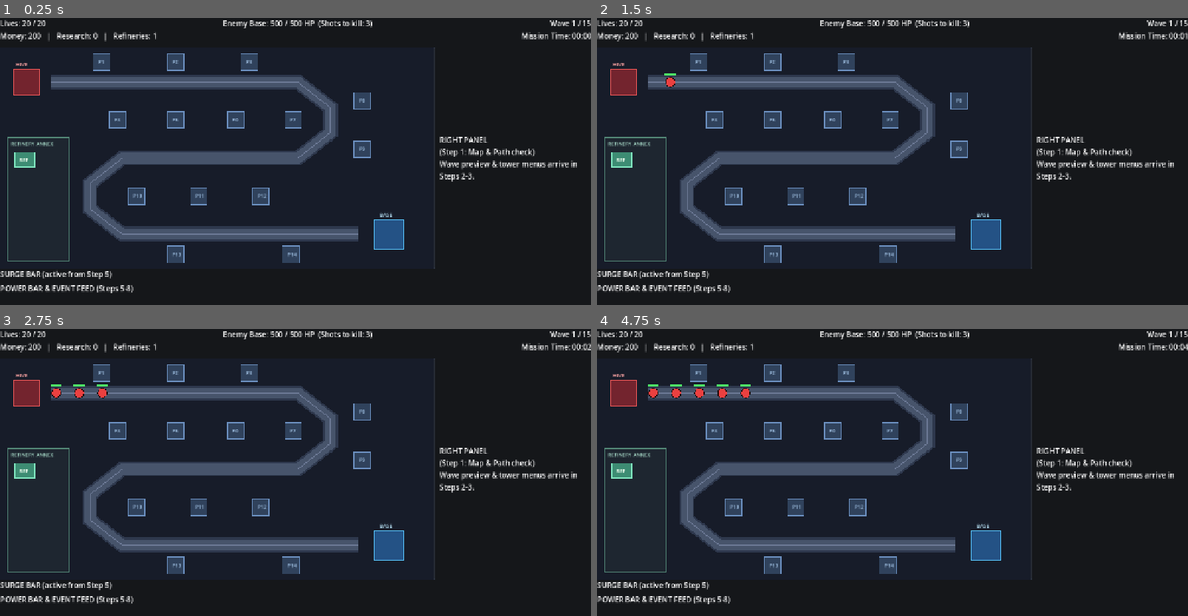
Above: before the commit, frames 1-4 (two rows, left to right).
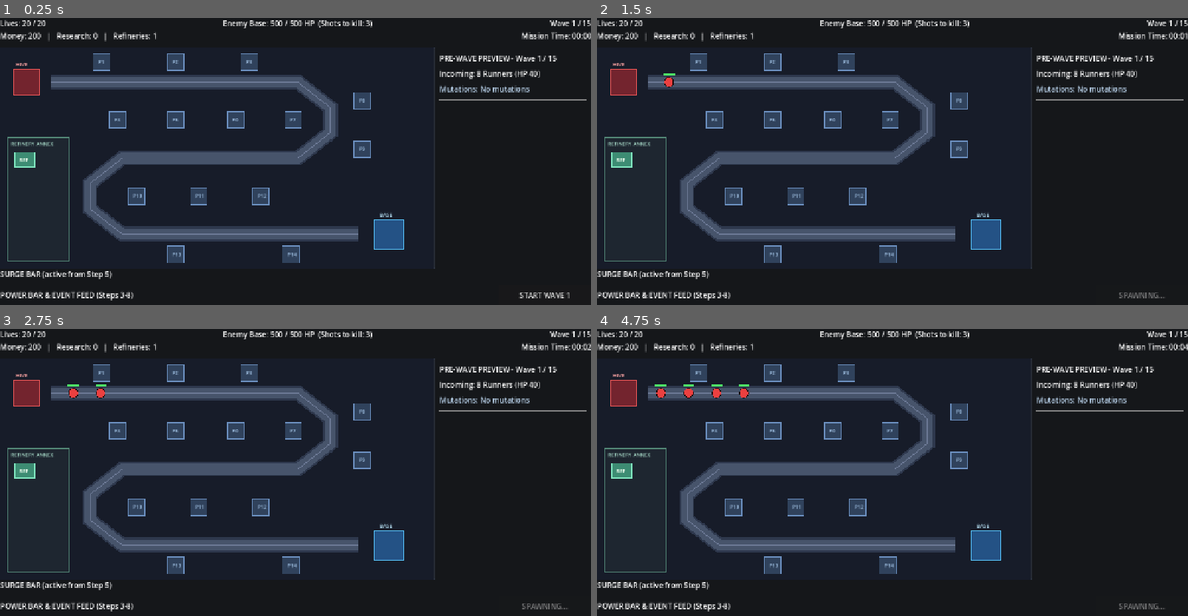
Above: after the commit, the same moments.

Repository: toxicw8st/time-defense
Game: Godot game, scene res://scenes/main.tscn
Two runs of this game, one before a commit and one after it. Both use one fixed random seed, a clock stepped at 60 frames per second and the inputs below.
Inputs (mouse positions are in pixels of both pictures, inside the frame that each line leads up to):
- Up to frame 1 (0.25 s): no input
- Up to frame 2 (1.5 s): click (1140, 296) at 0.5 s, where only the run after the commit has a clickable "START WAVE 1"; tap Enter at 1.25 s; move the mouse to (1022, 167) at 1.27 s; click (1022, 167) at 1.42 s
- Up to frame 3 (2.75 s): move the mouse to (177, 512) at 2.02 s; click (177, 512) at 2.17 s
- Up to frame 4 (4.75 s): move the mouse to (951, 420) at 2.77 s; click (951, 420) at 2.92 s; move the mouse to (862, 561) at 3.52 s; click (862, 561) at 3.67 s; move the mouse to (1069, 544) at 4.27 s; click (1069, 544) at 4.42 s

The runs differ from the first frame. In frame 1, 2.4% of the frame differs, in the area x 0-100%, y 13-99%; in frame 2, 2.4%; in frame 3, 2.6%; in frame 4, 2.8%.

Commit message:
Step 2: waves as data and pre-wave preview

Diff:
--- /dev/null
+++ b/data/waves.gd
@@ -0,0 +1,165 @@
+class_name WavesData
+extends RefCounted
+
+## Wave table 1-15 from Implementation Guide p. 11.
+## Pure data: editing counts/intervals/delays here changes waves with zero code edits.
+
+const WAVES: Array[Dictionary] = [
+	{
+		"wave": 1,
+		"note": "Teach placement + Start Wave",
+		"tracks": [
+			{"type": "runner", "count": 8, "interval": 1.2, "group_size": 0, "group_delay": 0.0, "start_delay": 0.0},
+		],
+	},
+	{
+		"wave": 2,
+		"note": "Teach Pause",
+		"tracks": [
+			{"type": "runner", "count": 12, "interval": 1.0, "group_size": 0, "group_delay": 0.0, "start_delay": 0.0},
+		],
+	},
+	{
+		"wave": 3,
+		"note": "Teach surge bar; first upgrade decision",
+		"tracks": [
+			{"type": "runner", "count": 16, "interval": 0.9, "group_size": 0, "group_delay": 0.0, "start_delay": 0.0},
+		],
+	},
+	{
+		"wave": 4,
+		"note": "Mortar showcase; teach Haste",
+		"tracks": [
+			{"type": "runner", "count": 20, "interval": 0.5, "group_size": 5, "group_delay": 3.0, "start_delay": 0.0},
+		],
+	},
+	{
+		"wave": 5,
+		"note": "Teach Rewind + research tree opens",
+		"tracks": [
+			{"type": "runner", "count": 22, "interval": 0.8, "group_size": 0, "group_delay": 0.0, "start_delay": 0.0},
+		],
+	},
+	{
+		"wave": 6,
+		"note": "Teach base attack; first charge should start here",
+		"tracks": [
+			{"type": "runner", "count": 26, "interval": 0.75, "group_size": 0, "group_delay": 0.0, "start_delay": 0.0},
+		],
+	},
+	{
+		"wave": 7,
+		"note": "Manipulator upgrade window - downtime decision",
+		"tracks": [
+			{"type": "runner", "count": 30, "interval": 0.7, "group_size": 0, "group_delay": 0.0, "start_delay": 0.0},
+		],
+	},
+	{
+		"wave": 8,
+		"note": "First Brutes; single-target (Blaster) check",
+		"tracks": [
+			{"type": "runner", "count": 24, "interval": 0.7, "group_size": 0, "group_delay": 0.0, "start_delay": 0.4},
+			{"type": "brute", "count": 2, "interval": 8.4, "group_size": 0, "group_delay": 0.0, "start_delay": 0.0},
+		],
+	},
+	{
+		"wave": 9,
+		"note": "Second charge should fire around here",
+		"tracks": [
+			{"type": "runner", "count": 34, "interval": 0.65, "group_size": 0, "group_delay": 0.0, "start_delay": 0.0},
+			{"type": "brute", "count": 2, "interval": 10.0, "group_size": 0, "group_delay": 0.0, "start_delay": 4.0},
+		],
+	},
+	{
+		"wave": 10,
+		"note": "Hard wave. Rewind-to-farm showcase",
+		"tracks": [
+			{"type": "runner", "count": 20, "interval": 0.6, "group_size": 0, "group_delay": 0.0, "start_delay": 0.5},
+			{"type": "brute", "count": 5, "interval": 6.0, "group_size": 0, "group_delay": 0.0, "start_delay": 0.0},
+		],
+	},
+	{
+		"wave": 11,
+		"note": "Sustained pressure; surge discipline test",
+		"tracks": [
+			{"type": "runner", "count": 40, "interval": 0.6, "group_size": 0, "group_delay": 0.0, "start_delay": 0.0},
+			{"type": "brute", "count": 3, "interval": 7.5, "group_size": 0, "group_delay": 0.0, "start_delay": 3.0},
+		],
+	},
+	{
+		"wave": 12,
+		"note": "Splash + single-target together",
+		"tracks": [
+			{"type": "runner", "count": 44, "interval": 0.45, "group_size": 6, "group_delay": 3.0, "start_delay": 0.0},
+			{"type": "brute", "count": 3, "interval": 9.0, "group_size": 0, "group_delay": 0.0, "start_delay": 2.5},
+		],
+	},
+	{
+		"wave": 13,
+		"note": "Third charge window opens",
+		"tracks": [
+			{"type": "runner", "count": 48, "interval": 0.55, "group_size": 0, "group_delay": 0.0, "start_delay": 0.0},
+			{"type": "brute", "count": 4, "interval": 6.5, "group_size": 0, "group_delay": 0.0, "start_delay": 2.0},
+		],
+	},
+	{
+		"wave": 14,
+		"note": "Near-limit defence; mutations/surges felt",
+		"tracks": [
+			{"type": "runner", "count": 52, "interval": 0.5, "group_size": 0, "group_delay": 0.0, "start_delay": 0.0},
+			{"type": "brute", "count": 5, "interval": 5.0, "group_size": 0, "group_delay": 0.0, "start_delay": 2.0},
+		],
+	},
+	{
+		"wave": 15,
+		"note": "Final wave",
+		"tracks": [
+			{"type": "runner", "count": 60, "interval": 0.5, "group_size": 0, "group_delay": 0.0, "start_delay": 0.0},
+			{"type": "brute", "count": 6, "interval": 4.8, "group_size": 0, "group_delay": 0.0, "start_delay": 1.5},
+		],
+	},
+]
+
+
+static func get_wave_count() -> int:
+	return WAVES.size()
+
+
+static func get_wave_def(wave_number: int) -> Dictionary:
+	var idx: int = clampi(wave_number - 1, 0, WAVES.size() - 1)
+	return WAVES[idx]
+
+
+static func get_wave_counts_by_type(wave_number: int) -> Dictionary:
+	var def: Dictionary = get_wave_def(wave_number)
+	var counts: Dictionary = {}
+	for track in def.get("tracks", []):
+		var t: String = track["type"]
+		counts[t] = counts.get(t, 0) + int(track["count"])
+	return counts
+
+
+static func build_spawn_schedule(wave_number: int, custom_waves: Array[Dictionary] = WAVES) -> Array[Dictionary]:
+	var idx: int = clampi(wave_number - 1, 0, custom_waves.size() - 1)
+	var def: Dictionary = custom_waves[idx]
+	var schedule: Array[Dictionary] = []
+	for track in def.get("tracks", []):
+		var unit_type: String = track["type"]
+		var count: int = int(track["count"])
+		var interval: float = float(track["interval"])
+		var group_size: int = int(track.get("group_size", 0))
+		var group_delay: float = float(track.get("group_delay", 0.0))
+		var t: float = float(track.get("start_delay", 0.0))
+		for i in range(count):
+			schedule.append({"time": t, "type": unit_type})
+			if group_size > 0 and ((i + 1) % group_size == 0) and (i + 1 < count):
+				t += group_delay
+			else:
+				t += interval
+
+	schedule.sort_custom(func(a: Dictionary, b: Dictionary) -> bool:
+		if is_equal_approx(a["time"], b["time"]):
+			return a["type"] < b["type"]
+		return a["time"] < b["time"]
+	)
+	return schedule
--- a/scenes/hud.tscn
+++ b/scenes/hud.tscn
@@ -56,9 +56,30 @@
 theme_override_constants/margin_right = 12
 theme_override_constants/margin_bottom = 12
 
-[node name="RightPanelLabel" type="Label" parent="RightPanel/Margin"]
+[node name="VBox" type="VBoxContainer" parent="RightPanel/Margin"]
 layout_mode = 2
-text = "RIGHT PANEL\n(Step 1: Map & Path check)\nWave preview & tower menus arrive in Steps 2-3."
+theme_override_constants/separation = 10
+
+[node name="PreviewTitleLabel" type="Label" parent="RightPanel/Margin/VBox"]
+layout_mode = 2
+text = "PRE-WAVE PREVIEW - Wave 1 / 15"
+
+[node name="PreviewBodyLabel" type="Label" parent="RightPanel/Margin/VBox"]
+layout_mode = 2
+text = "Incoming: 8 Runners"
+autowrap_mode = 3
+
+[node name="PreviewMutationsLabel" type="Label" parent="RightPanel/Margin/VBox"]
+layout_mode = 2
+text = "Mutations: No mutations"
+autowrap_mode = 3
+
+[node name="HSeparator" type="HSeparator" parent="RightPanel/Margin/VBox"]
+layout_mode = 2
+
+[node name="WaveSummaryLabel" type="Label" parent="RightPanel/Margin/VBox"]
+layout_mode = 2
+text = ""
 autowrap_mode = 3
 
 [node name="BottomBar" type="PanelContainer" parent="."]
@@ -68,15 +89,25 @@
 
 [node name="VBox" type="VBoxContainer" parent="BottomBar"]
 layout_mode = 2
-theme_override_constants/separation = 8
+theme_override_constants/separation = 12
 
 [node name="SurgeLabel" type="Label" parent="BottomBar/VBox"]
 layout_mode = 2
 text = "SURGE BAR (active from Step 5)"
 
-[node name="PowerPlaceholderLabel" type="Label" parent="BottomBar/VBox"]
+[node name="Row2" type="HBoxContainer" parent="BottomBar/VBox"]
 layout_mode = 2
-text = "POWER BAR & EVENT FEED (Steps 5-8)"
+theme_override_constants/separation = 16
+
+[node name="PowerPlaceholderLabel" type="Label" parent="BottomBar/VBox/Row2"]
+layout_mode = 2
+size_flags_horizontal = 3
+text = "POWER BAR & EVENT FEED (Steps 3-8)"
+
+[node name="StartWaveButton" type="Button" parent="BottomBar/VBox/Row2"]
+custom_minimum_size = Vector2(200, 44)
+layout_mode = 2
+text = "START WAVE 1"
 
 [node name="DebugPanel" type="PanelContainer" parent="."]
 visible = false
--- a/scenes/main.tscn
+++ b/scenes/main.tscn
@@ -1,8 +1,9 @@
-[gd_scene load_steps=4 format=3]
+[gd_scene load_steps=5 format=3]
 
 [ext_resource type="Script" path="res://scripts/main.gd" id="1_main"]
 [ext_resource type="PackedScene" path="res://scenes/map.tscn" id="2_map"]
 [ext_resource type="PackedScene" path="res://scenes/hud.tscn" id="3_hud"]
+[ext_resource type="Script" path="res://scripts/wave_manager.gd" id="4_wm"]
 
 [node name="Main" type="Node2D"]
 script = ExtResource("1_main")
@@ -14,4 +15,7 @@
 
 [node name="Map" parent="." instance=ExtResource("2_map")]
 
+[node name="WaveManager" type="Node" parent="."]
+script = ExtResource("4_wm")
+
 [node name="HUD" parent="." instance=ExtResource("3_hud")]
--- a/scripts/hud.gd
+++ b/scripts/hud.gd
@@ -1,6 +1,7 @@
 extends CanvasLayer
 
 signal restart_requested
+signal start_wave_requested
 
 @onready var top_status_label: Label = $TopBar/VBox/Row1/TopStatusLabel
 @onready var enemy_base_label: Label = $TopBar/VBox/Row1/EnemyBaseLabel
@@ -8,9 +9,14 @@
 @onready var economy_label: Label = $TopBar/VBox/Row2/EconomyLabel
 @onready var clock_label: Label = $TopBar/VBox/Row2/ClockLabel
 
-@onready var right_panel_label: Label = $RightPanel/Margin/RightPanelLabel
+@onready var preview_title_label: Label = $RightPanel/Margin/VBox/PreviewTitleLabel
+@onready var preview_body_label: Label = $RightPanel/Margin/VBox/PreviewBodyLabel
+@onready var preview_mutations_label: Label = $RightPanel/Margin/VBox/PreviewMutationsLabel
+@onready var wave_summary_label: Label = $RightPanel/Margin/VBox/WaveSummaryLabel
+
 @onready var surge_label: Label = $BottomBar/VBox/SurgeLabel
-@onready var power_placeholder_label: Label = $BottomBar/VBox/PowerPlaceholderLabel
+@onready var power_placeholder_label: Label = $BottomBar/VBox/Row2/PowerPlaceholderLabel
+@onready var start_wave_button: Button = $BottomBar/VBox/Row2/StartWaveButton
 
 @onready var debug_panel: PanelContainer = $DebugPanel
 @onready var debug_label: Label = $DebugPanel/MarginContainer/DebugLabel
@@ -21,6 +27,8 @@
 @onready var restart_button: Button = $EndOverlay/Margin/VBox/RestartButton
 
 var map_ref: GameMap = null
+var wave_manager_ref: WaveManager = null
+var _last_summary_text: String = ""
 
 
 func _ready() -> void:
@@ -28,13 +36,19 @@
 	debug_panel.visible = false
 	end_overlay.visible = false
 	restart_button.pressed.connect(_on_restart_pressed)
+	start_wave_button.pressed.connect(_on_start_wave_pressed)
 	GameState.mission_ended.connect(_on_mission_ended)
 	GameState.mission_reset.connect(_on_mission_reset)
 	_refresh_all()
 
 
-func set_map_ref(p_map: GameMap) -> void:
+func set_references(p_map: GameMap, p_wm: WaveManager) -> void:
 	map_ref = p_map
+	wave_manager_ref = p_wm
+	if wave_manager_ref != null:
+		wave_manager_ref.wave_summary_updated.connect(_on_wave_summary_updated)
+		wave_manager_ref.state_changed.connect(_on_wave_state_changed)
+	_refresh_all()
 
 
 func _input(event: InputEvent) -> void:
@@ -63,8 +77,60 @@
 	var secs: int = int(GameState.mission_elapsed_seconds) % 60
 	clock_label.text = "Mission Time: %02d:%02d" % [mins, secs]
 
+	_refresh_preview_panel()
+	_refresh_start_wave_button()
+
 	if debug_panel.visible:
 		_refresh_debug_overlay()
+
+
+func _refresh_preview_panel() -> void:
+	if wave_manager_ref == null:
+		return
+	var preview: Dictionary = wave_manager_ref.get_preview_data()
+	var wave_num: int = preview["wave_number"]
+	preview_title_label.text = "PRE-WAVE PREVIEW - Wave %d / 15" % wave_num
+
+	var counts: Dictionary = preview["counts"]
+	var unit_parts: PackedStringArray = []
+	if counts.has("runner"):
+		unit_parts.append("%d Runners (HP %d)" % [counts["runner"], GameState.get_enemy_wave_hp("runner", wave_num)])
+	if counts.has("brute"):
+		unit_parts.append("%d Brutes (HP %d)" % [counts["brute"], GameState.get_enemy_wave_hp("brute", wave_num)])
+	preview_body_label.text = "Incoming: " + ", ".join(unit_parts)
+
+	var muts: Array = preview["active_mutations"]
+	if muts.is_empty():
+		preview_mutations_label.text = "Mutations: No mutations"
+		preview_mutations_label.modulate = Color(0.75, 0.85, 0.95)
+	else:
+		var lines: PackedStringArray = ["Active Mutations (for the rest of this mission):"]
+		var has_new: bool = false
+		for item in muts:
+			var prefix: String = "[NEW] " if item["is_new"] else ""
+			if item["is_new"]:
+				has_new = true
+			lines.append("%s%s x%d - %s" % [prefix, item["label"], item["stacks"], item["effect"]])
+		preview_mutations_label.text = "\n".join(lines)
+		preview_mutations_label.modulate = Color(1.0, 0.78, 0.32) if has_new else Color(0.95, 0.58, 0.45)
+
+	wave_summary_label.text = _last_summary_text
+
+
+func _refresh_start_wave_button() -> void:
+	if wave_manager_ref == null:
+		start_wave_button.disabled = true
+		return
+	var can_start: bool = (wave_manager_ref.state == WaveManager.State.BUILD) and not GameState.mission.is_over
+	start_wave_button.disabled = not can_start
+	if can_start:
+		start_wave_button.text = "START WAVE %d" % GameState.mission.wave_number
+	elif wave_manager_ref.state == WaveManager.State.SPAWNING:
+		start_wave_button.text = "SPAWNING..."
+	elif wave_manager_ref.state == WaveManager.State.FIGHTING:
+		start_wave_button.text = "WAVE IN PROGRESS"
+	else:
+		start_wave_button.text = "WAVE COMPLETE"
 
 
 func _refresh_debug_overlay() -> void:
@@ -92,6 +158,14 @@
 	debug_label.text = "\n".join(lines)
 
 
+func _on_wave_summary_updated(summary_text: String) -> void:
+	_last_summary_text = summary_text
+
+
+func _on_wave_state_changed(_new_state: int) -> void:
+	_refresh_all()
+
+
 func _on_mission_ended(outcome: String, reason: String) -> void:
 	end_overlay.visible = true
 	if outcome == "won":
@@ -121,6 +195,11 @@
 
 func _on_mission_reset() -> void:
 	end_overlay.visible = false
+	_last_summary_text = ""
+
+
+func _on_start_wave_pressed() -> void:
+	start_wave_requested.emit()
 
 
 func _on_restart_pressed() -> void:
--- a/scripts/main.gd
+++ b/scripts/main.gd
@@ -2,31 +2,19 @@
 
 @onready var map: GameMap = $Map
 @onready var hud: CanvasLayer = $HUD
-
-## Temporary Step 1 test spawner (20 Runners leaking in order).
-## Replaced by WaveManager in Step 2.
-@export var step1_auto_spawn: bool = true
-var _step1_spawned: int = 0
-var _step1_timer: float = 0.5
+@onready var wave_manager: WaveManager = $WaveManager
 
 
 func _ready() -> void:
-	hud.set_map_ref(map)
+	wave_manager.setup(map)
+	hud.set_references(map, wave_manager)
+	hud.start_wave_requested.connect(_on_start_wave_requested)
 	hud.restart_requested.connect(_on_restart_requested)
 
 
-func _process(delta: float) -> void:
-	if not step1_auto_spawn or GameState.mission.is_over:
-		return
-	if _step1_spawned >= 20:
-		return
-	_step1_timer -= delta
-	if _step1_timer <= 0.0:
-		map.spawn_enemy("runner", 1)
-		_step1_spawned += 1
-		_step1_timer = 1.0
+func _on_start_wave_requested() -> void:
+	wave_manager.start_wave()
 
 
 func _on_restart_requested() -> void:
-	_step1_spawned = 0
-	_step1_timer = 0.5
+	pass
--- /dev/null
+++ b/scripts/wave_manager.gd
@@ -0,0 +1,206 @@
+extends Node
+class_name WaveManager
+
+enum State { BUILD, SPAWNING, FIGHTING, CLEARED }
+
+signal state_changed(new_state: int)
+signal wave_summary_updated(summary_text: String)
+
+var state: int = State.BUILD
+var map_ref: GameMap = null
+var custom_waves_override: Array[Dictionary] = []
+
+var _schedule: Array[Dictionary] = []
+var _spawn_index: int = 0
+var _wave_elapsed: float = 0.0
+var _is_replay_attempt: bool = false
+var _last_cleared_wave: int = 0
+var _post_wave_rewind_timer: float = 0.0
+var _last_seen_mutations: Dictionary = {
+	"armoured_stacks": 0,
+	"thaw_stacks": 0,
+	"swift_stacks": 0,
+}
+
+
+func setup(p_map: GameMap) -> void:
+	map_ref = p_map
+	GameState.mission_reset.connect(_on_mission_reset)
+	_reset_state()
+
+
+func _on_mission_reset() -> void:
+	_reset_state()
+
+
+func _reset_state() -> void:
+	state = State.BUILD
+	_schedule.clear()
+	_spawn_index = 0
+	_wave_elapsed = 0.0
+	_is_replay_attempt = false
+	_last_cleared_wave = 0
+	_post_wave_rewind_timer = 0.0
+	_last_seen_mutations = {
+		"armoured_stacks": 0,
+		"thaw_stacks": 0,
+		"swift_stacks": 0,
+	}
+	state_changed.emit(state)
+
+
+func _process(delta: float) -> void:
+	if GameState.mission.is_over:
+		return
+	if _post_wave_rewind_timer > 0.0:
+		_post_wave_rewind_timer = maxf(0.0, _post_wave_rewind_timer - delta)
+	step_wave(delta)
+
+
+func step_wave(delta: float) -> void:
+	if GameState.mission.is_over:
+		return
+
+	if state == State.SPAWNING:
+		_wave_elapsed += delta
+		while _spawn_index < _schedule.size() and _wave_elapsed >= float(_schedule[_spawn_index]["time"]):
+			var unit_type: String = _schedule[_spawn_index]["type"]
+			if map_ref != null:
+				map_ref.spawn_enemy(unit_type, GameState.mission.wave_number)
+			_spawn_index += 1
+		if _spawn_index >= _schedule.size():
+			state = State.FIGHTING
+			state_changed.emit(state)
+
+	if state == State.FIGHTING:
+		var remaining: int = map_ref.get_active_enemies().size() if map_ref != null else 0
+		if remaining == 0:
+			_complete_current_wave()
+
+
+func start_wave(is_replay: bool = false) -> bool:
+	if GameState.mission.is_over or state != State.BUILD:
+		return false
+	_begin_wave_internal(GameState.mission.wave_number, is_replay)
+	return true
+
+
+func restart_wave_for_rewind() -> void:
+	if map_ref != null:
+		map_ref.clear_all_enemies()
+	var target_wave: int = GameState.mission.wave_number
+	if state == State.BUILD and _last_cleared_wave > 0 and _post_wave_rewind_timer > 0.0:
+		target_wave = _last_cleared_wave
+		GameState.mission.wave_number = target_wave
+	_begin_wave_internal(target_wave, true)
+
+
+func _begin_wave_internal(wave_num: int, is_replay: bool) -> void:
+	_is_replay_attempt = is_replay
+	_post_wave_rewind_timer = 0.0
+	if custom_waves_override.is_empty():
+		_schedule = WavesData.build_spawn_schedule(wave_num)
+	else:
+		_schedule = WavesData.build_spawn_schedule(wave_num, custom_waves_override)
+	_spawn_index = 0
+	_wave_elapsed = 0.0
+	state = State.SPAWNING
+	state_changed.emit(state)
+	GameState.wave_started.emit(wave_num)
+
+
+func _complete_current_wave() -> void:
+	state = State.CLEARED
+	state_changed.emit(state)
+
+	var wave_num: int = GameState.mission.wave_number
+	var bonus: int = 0
+	if not GameState.mission.cleared_waves.get(wave_num, false):
+		GameState.mission.cleared_waves[wave_num] = true
+		bonus = Balance.WAVE_CLEAR_BONUS_BASE + Balance.WAVE_CLEAR_BONUS_PER_WAVE * wave_num
+		GameState.mission.economy["money"] += bonus
+		GameState.mission.stats["money_earned"] += bonus
+		GameState.mission.stats["waves_completed"] += 1
+		GameState.economy_changed.emit()
+
+	var summary: String = "Wave %d cleared!" % wave_num
+	if bonus > 0:
+		summary += " +%d money bonus." % bonus
+	else:
+		summary += " (Replay: wave bonus already claimed)"
+	wave_summary_updated.emit(summary)
+	GameState.event_logged.emit(summary)
+	GameState.wave_cleared.emit(wave_num)
+
+	_last_cleared_wave = wave_num
+	_post_wave_rewind_timer = Balance.TIME_POWERS["rewind"]["post_wave_window"]
+
+	# Snapshot mutations seen at the end of the cleared wave so newly gained ones show NEW next preview.
+	_last_seen_mutations = GameState.mission.mutations.duplicate()
+
+	if wave_num >= WavesData.get_wave_count():
+		if not GameState.mission.is_over and GameState.mission.enemy_base_hp > 0:
+			GameState.end_mission("stalled", "Survived 15 waves, but the Enemy Base still stands.")
+		return
+
+	GameState.mission.wave_number = wave_num + 1
+	state = State.BUILD
+	state_changed.emit(state)
+
+
+func is_wave_active() -> bool:
+	return state == State.SPAWNING or state == State.FIGHTING
+
+
+func is_replaying_wave() -> bool:
+	return _is_replay_attempt and is_wave_active()
+
+
+func can_rewind_now() -> bool:
+	if GameState.mission.is_over or is_replaying_wave():
+		return false
+	if is_wave_active():
+		return true
+	return state == State.BUILD and _last_cleared_wave > 0 and _post_wave_rewind_timer > 0.0
+
+
+func get_preview_data() -> Dictionary:
+	var wave_num: int = GameState.mission.wave_number
+	var counts: Dictionary = WavesData.get_wave_counts_by_type(wave_num)
+	var m := GameState.mission.mutations
+	var active_mutations: Array[Dictionary] = []
+
+	var defs := [
+		{
+			"key": "armoured_stacks",
+			"label": "Armoured",
+			"effect": "+%d%% alien HP" % int(round((GameState.get_enemy_hp_multiplier() - 1.0) * 100.0)),
+		},
+		{
+			"key": "thaw_stacks",
+			"label": "Thaw-hardened",
+			"effect": "-%d%% damage while frozen" % int(minf(50.0, float(m.get("thaw_stacks", 0)) * 10.0)),
+		},
+		{
+			"key": "swift_stacks",
+			"label": "Swift",
+			"effect": "+%d%% alien move speed" % int(round((pow(1.0 + Balance.TIME_POWERS["haste"]["speed_bonus_per_stack"], m.get("swift_stacks", 0)) - 1.0) * 100.0)),
+		},
+	]
+
+	for d in defs:
+		var stacks: int = m.get(d["key"], 0)
+		if stacks > 0:
+			active_mutations.append({
+				"label": d["label"],
+				"stacks": stacks,
+				"effect": d["effect"],
+				"is_new": stacks > _last_seen_mutations.get(d["key"], 0),
+			})
+
+	return {
+		"wave_number": wave_num,
+		"counts": counts,
+		"active_mutations": active_mutations,
+		"note": WavesData.get_wave_def(wave_num).get("note", ""),
+	}
--- a/tests/test_step1.gd
+++ b/tests/test_step1.gd
@@ -18,7 +18,6 @@
 	GameState.reset_mission()
 	var main_scene: PackedScene = load("res://scenes/main.tscn")
 	main_inst = main_scene.instantiate()
-	main_inst.step1_auto_spawn = false
 	add_child(main_inst)
 
 	map_node = main_inst.get_node("Map")
--- /dev/null
+++ b/tests/test_step2.gd
@@ -0,0 +1,73 @@
+extends Node
+
+## Headless Step 2 acceptance verification:
+## - Wave 1 preview shows "No mutations"
+## - Waves 1-3 play end-to-end with leaks (8 + 12 = 20 leaks, or killing some so waves 1-3 complete cleanly!)
+## - Wave bonus is paid exactly once per wave number (even on replay)
+## - Editing a wave count in data changes schedule size with no code edit
+## - All 15 waves generate valid deterministic schedules
+
+func _ready() -> void:
+	GameState.reset_mission()
+	var main_scene: PackedScene = load("res://scenes/main.tscn")
+	var main_inst: Node = main_scene.instantiate()
+	add_child(main_inst)
+
+	var map_node: GameMap = main_inst.get_node("Map")
+	var wm: WaveManager = main_inst.get_node("WaveManager")
+	var hud_node: CanvasLayer = main_inst.get_node("HUD")
+
+	# Check Wave 1 preview says "No mutations"
+	hud_node._refresh_all()
+	var mut_text: String = hud_node.preview_mutations_label.text
+	assert(mut_text.contains("No mutations"), "Wave 1 preview must show 'No mutations', got: %s" % mut_text)
+
+	# Verify data-driven editability: custom wave table edit changes spawned count with no code change.
+	var edited_waves: Array[Dictionary] = WavesData.WAVES.duplicate(true)
+	edited_waves[0]["tracks"][0]["count"] = 11
+	var edited_sched: Array[Dictionary] = WavesData.build_spawn_schedule(1, edited_waves)
+	assert(edited_sched.size() == 11, "Editing wave count in data must change schedule count")
+
+	# Verify all 15 waves build non-empty deterministic schedules.
+	for w in range(1, 16):
+		var s: Array[Dictionary] = WavesData.build_spawn_schedule(w)
+		assert(s.size() > 0, "Wave %d schedule must not be empty" % w)
+
+	# Play Waves 1-3 end-to-end (killing enemies cleanly so lives stay > 0 across all 3 waves).
+	var dt: float = 0.25
+	var expected_money: int = Balance.STARTING_MONEY
+	for w in range(1, 4):
+		assert(wm.state == WaveManager.State.BUILD)
+		assert(GameState.mission.wave_number == w)
+		assert(wm.start_wave(), "Failed to start wave %d" % w)
+		var ticks: int = 0
+		while wm.state != WaveManager.State.BUILD and not GameState.mission.is_over and ticks < 400:
+			ticks += 1
+			wm.step_wave(dt)
+			for e in map_node.get_active_enemies():
+				# Simulate tower clearing enemies cleanly in Waves 1-3
+				if e.distance_along_path > 100.0:
+					e.take_damage(9999.0)
+				else:
+					e.advance_along_path(dt)
+		var bonus: int = Balance.WAVE_CLEAR_BONUS_BASE + Balance.WAVE_CLEAR_BONUS_PER_WAVE * w
+		expected_money += bonus
+		assert(GameState.mission.economy["money"] == expected_money, "Wave %d bonus mismatch" % w)
+
+	assert(GameState.mission.wave_number == 4, "Should reach Wave 4 after clearing 1-3")
+
+	# Verify wave bonus is paid ONLY ONCE per wave number (even if wave 3 is replayed).
+	GameState.mission.wave_number = 3
+	var money_before_replay: int = GameState.mission.economy["money"]
+	wm.restart_wave_for_rewind()
+	var replay_ticks: int = 0
+	while wm.state == WaveManager.State.SPAWNING or wm.state == WaveManager.State.FIGHTING:
+		replay_ticks += 1
+		wm.step_wave(dt)
+		for e in map_node.get_active_enemies():
+			e.take_damage(9999.0)
+		assert(replay_ticks < 400)
+	assert(GameState.mission.economy["money"] == money_before_replay, "Wave bonus must NOT double-pay on replay!")
+
+	print("STEP2_TEST_PASS waves_1_to_3_money=%d" % money_before_replay)
+	get_tree().quit(0)
--- /dev/null
+++ b/tests/test_step2.tscn
@@ -0,0 +1,6 @@
+[gd_scene load_steps=2 format=3]
+
+[ext_resource type="Script" path="res://tests/test_step2.gd" id="1_test2"]
+
+[node name="TestStep2" type="Node"]
+script = ExtResource("1_test2")
Not shown, added: data/waves.gd.uid
Not shown, added: scripts/wave_manager.gd.uid
Not shown, added: tests/test_step2.gd.uid
Not shown, changed: tests/test_notes.md
